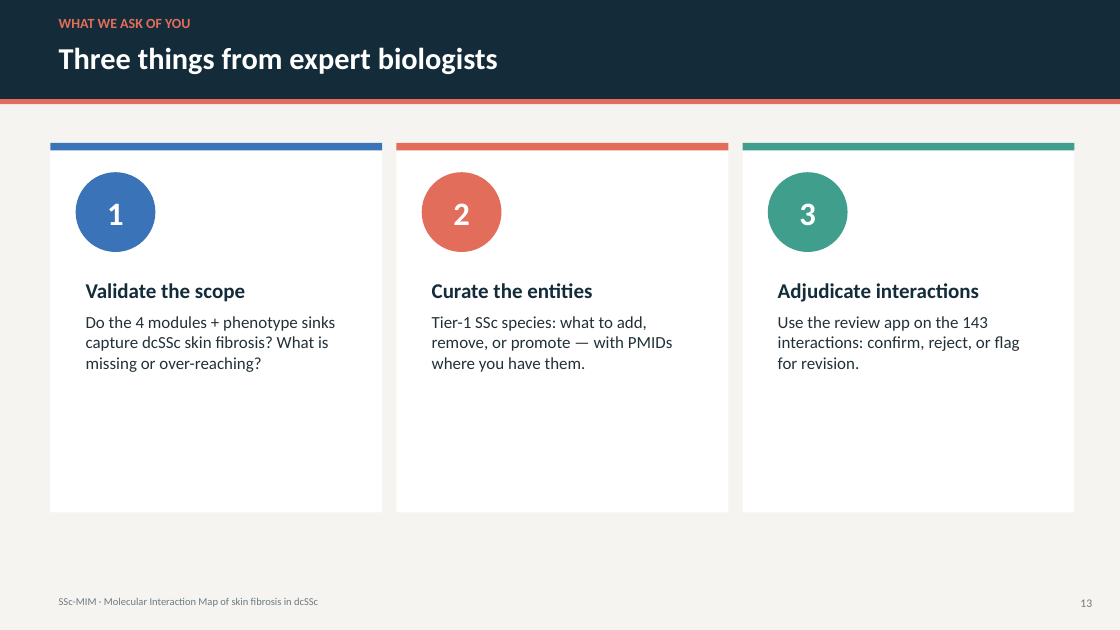
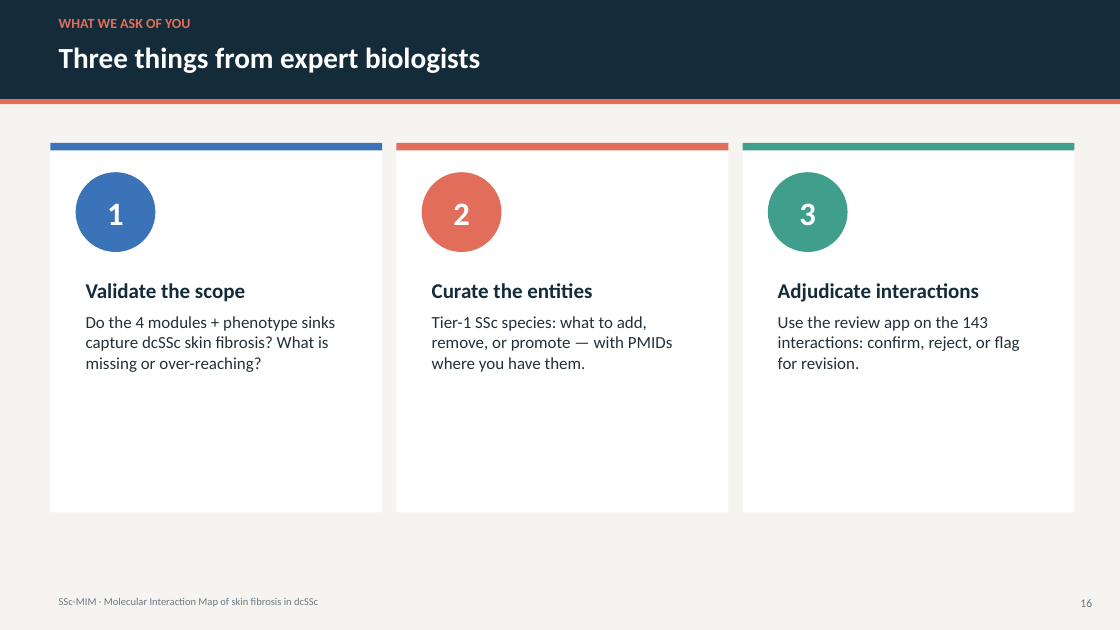
Before and after one commit to Nurtal/IDT_SSc_map, a slide deck: slide 16 of docs/SSc_MIM_presentation.pptx (slide 13 before the commit). Drawn at 1120x630 pixels with LibreOffice and Linux fonts; fonts in the diff are those of the drawing. Boxes give left, top, right and bottom in pixels: in the first picture for what was removed or moved away, otherwise in the second. Text is boxed around its words. In the diff, an @@ line names an element or a change of style, - is before the commit and + after.

```diff
--- a/docs/SSc_MIM_presentation.pptx
+++ b/docs/SSc_MIM_presentation.pptx
@@ text at (x1=59, y1=47, x2=480, y2=73): size 26 to 25 pt in "Three things from expert biologists" @@
```
Also in this commit, not shown: 11 other slides changed, 4 slides added, 1 slide removed, 3 other files.
